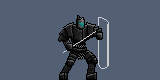
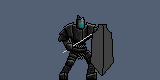
Revision of a layered (160, 80) image; what changed, layer by layer:
moved "Shield #0" above "Right Arm #0", painted on it over bbox(90, 17, 114, 76)
